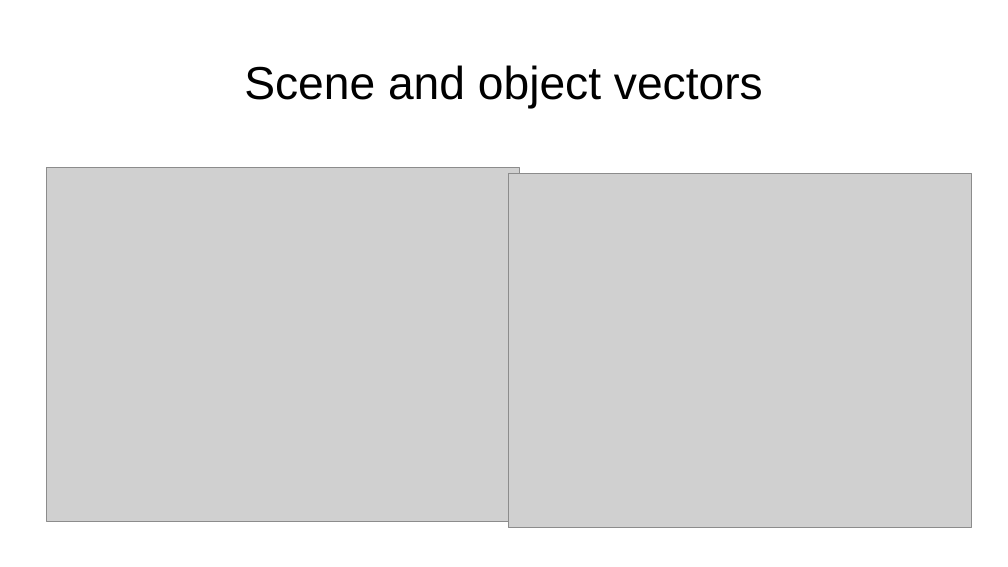
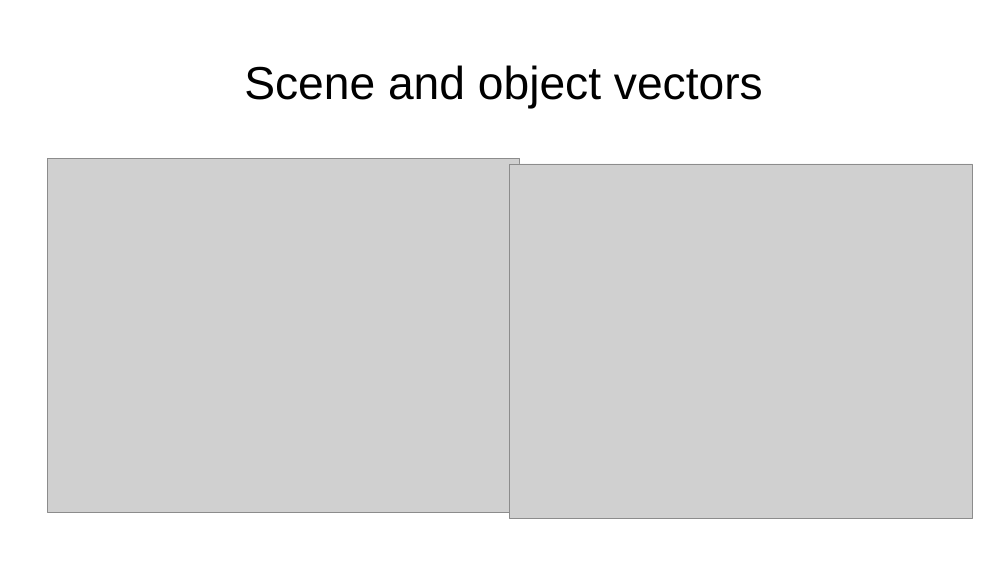
Before and after one commit to paulcbogdan/SchemeRep_PB, a slide deck: slide 12 of SchemeRep_PB_Sep27.pptx. Drawn at 1008x567 pixels with LibreOffice and Linux fonts; fonts in the diff are those of the drawing; grey boxes stand for pictures. Boxes give left, top, right and bottom in pixels: in the first picture for what was removed or moved away, otherwise in the second. Text is boxed around its words. In the diff, an @@ line names an element or a change of style, - is before the commit and + after.

```diff
--- a/SchemeRep_PB_Sep27.pptx
+++ b/SchemeRep_PB_Sep27.pptx
@@ picture moved from (x1=47, y1=168, x2=519, y2=522) to (x1=48, y1=158, x2=520, y2=512) @@
@@ picture moved from (x1=509, y1=173, x2=972, y2=527) to (x1=509, y1=164, x2=972, y2=518) @@
```
Also in this commit, not shown: 5 other slides changed, 5 slides added, 10 other files.
